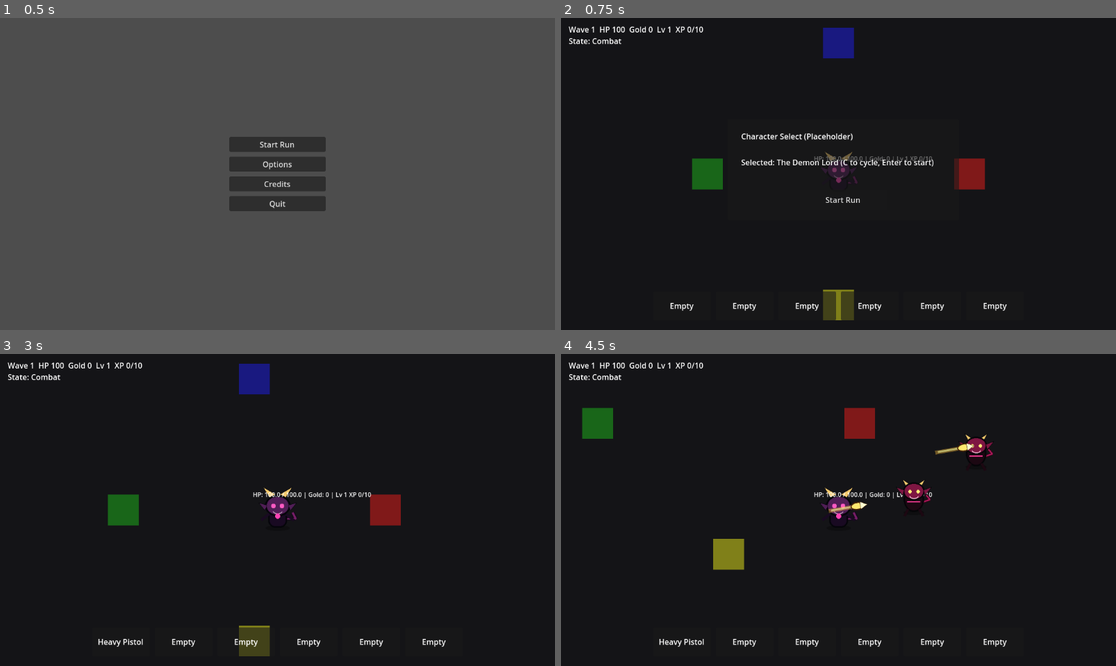
Above: before the commit, frames 1-4 (two rows, left to right).
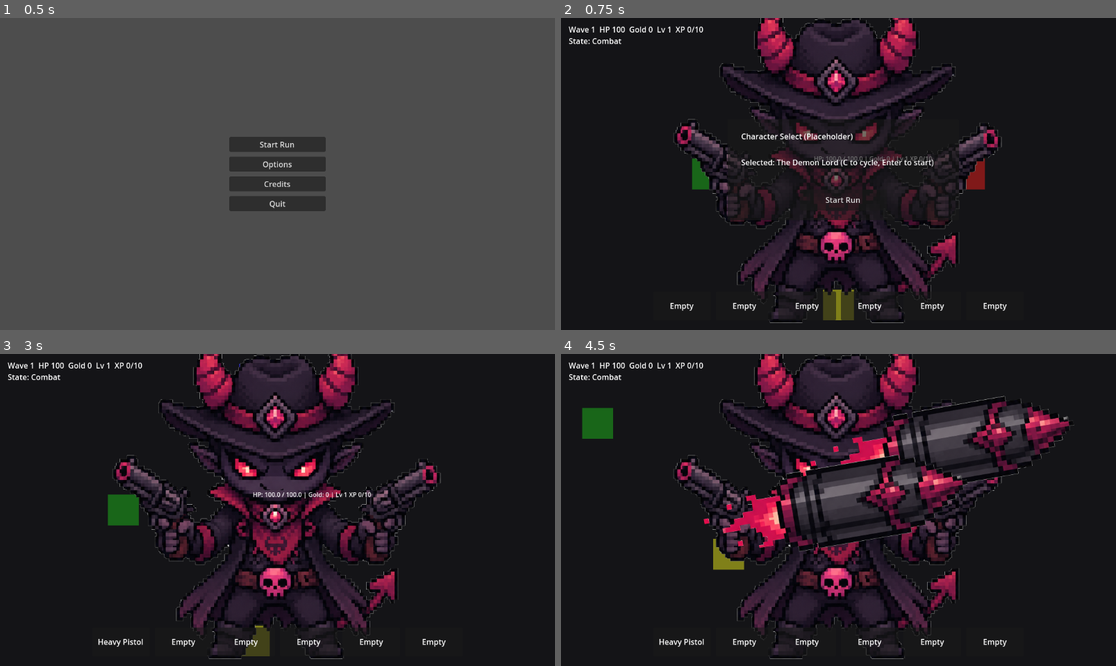
Above: after the commit, the same moments.

Repository: KevinRabbe/bullet-hell-roughe-lite
Game: Godot game, scene res://scenes/ui/MainMenu.tscn
The game is run twice, just before and just after one commit, with the same random seed, the same clock (stepped at 60 frames per second) and the same inputs.
Inputs (mouse positions are in pixels of both pictures, inside the frame that each line leads up to):
- Up to frame 1 (0.5 s): no input
- Up to frame 2 (0.75 s): click "Start Run" at 0.5 s
- Up to frame 3 (3 s): click "Start Run" at 1.25 s; click "Start Run" at 2 s; tap Enter at 2.75 s; move the mouse to (399, 494) at 2.77 s; hold D (move_right) from 2.78 s (still down); hold C (cycle_character) from 2.78 s (still down)
- Up to frame 4 (4.5 s): tap Space at 3.02, 3.77 s; move the mouse to (727, 525) at 3.52 s; release D (move_right) at 3.53 s; release C (cycle_character) at 3.53 s; hold S (move_down) 3.53-4.28 s; tap E (interact) at 3.6 s; move the mouse to (894, 441) at 4.27 s; hold D (move_right) from 4.28 s (still down); tap B at 4.35 s

Frame 1 is identical in both runs. In frame 2, 12% of the frame differs, in the area x 20-80%, y 0-98%; in frame 3, 16%; in frame 4, 21%, in the area x 20-93%, y 0-98%.

Commit message:
Issue #71: integrate gunslinger art pack assets

Diff:
--- a/data/weapons/gunslinger_assault_rifle.tres
+++ b/data/weapons/gunslinger_assault_rifle.tres
@@ -1,9 +1,11 @@
-[gd_resource type="Resource" script_class="WeaponData" load_steps=2 format=3]
+[gd_resource type="Resource" script_class="WeaponData" load_steps=3 format=3]
 
 [ext_resource type="Script" path="res://scripts/weapons/weapon_data.gd" id="1"]
+[ext_resource type="Texture2D" path="res://assets/sprites/weapons/gunslinger/rift_rifle.png" id="2"]
 
 [resource]
 script = ExtResource("1")
+icon = ExtResource("2")
 id = "gunslinger_assault_rifle"
 display_name = "Rift Rifle"
 description = "Stable mid-range sustained fire."
--- a/data/weapons/gunslinger_revolver.tres
+++ b/data/weapons/gunslinger_revolver.tres
@@ -1,9 +1,11 @@
-[gd_resource type="Resource" script_class="WeaponData" load_steps=2 format=3]
+[gd_resource type="Resource" script_class="WeaponData" load_steps=3 format=3]
 
 [ext_resource type="Script" path="res://scripts/weapons/weapon_data.gd" id="1"]
+[ext_resource type="Texture2D" path="res://assets/sprites/weapons/gunslinger/hellfire_revolver.png" id="2"]
 
 [resource]
 script = ExtResource("1")
+icon = ExtResource("2")
 id = "gunslinger_revolver"
 display_name = "Hellfire Revolver"
 description = "Accurate hand cannon with strong crit-style punch."
--- a/data/weapons/gunslinger_shotgun.tres
+++ b/data/weapons/gunslinger_shotgun.tres
@@ -1,9 +1,11 @@
-[gd_resource type="Resource" script_class="WeaponData" load_steps=2 format=3]
+[gd_resource type="Resource" script_class="WeaponData" load_steps=3 format=3]
 
 [ext_resource type="Script" path="res://scripts/weapons/weapon_data.gd" id="1"]
+[ext_resource type="Texture2D" path="res://assets/sprites/weapons/gunslinger/infernal_shotgun.png" id="2"]
 
 [resource]
 script = ExtResource("1")
+icon = ExtResource("2")
 id = "gunslinger_shotgun"
 display_name = "Infernal Shotgun"
 description = "Heavy close-range blasts."
--- a/data/weapons/gunslinger_smg.tres
+++ b/data/weapons/gunslinger_smg.tres
@@ -1,9 +1,11 @@
-[gd_resource type="Resource" script_class="WeaponData" load_steps=2 format=3]
+[gd_resource type="Resource" script_class="WeaponData" load_steps=3 format=3]
 
 [ext_resource type="Script" path="res://scripts/weapons/weapon_data.gd" id="1"]
+[ext_resource type="Texture2D" path="res://assets/sprites/weapons/gunslinger/demon_smg.png" id="2"]
 
 [resource]
 script = ExtResource("1")
+icon = ExtResource("2")
 id = "gunslinger_smg"
 display_name = "Demon SMG"
 description = "Fast fire with lighter hits."
--- a/data/weapons/gunslinger_sniper_rifle.tres
+++ b/data/weapons/gunslinger_sniper_rifle.tres
@@ -1,9 +1,11 @@
-[gd_resource type="Resource" script_class="WeaponData" load_steps=2 format=3]
+[gd_resource type="Resource" script_class="WeaponData" load_steps=3 format=3]
 
 [ext_resource type="Script" path="res://scripts/weapons/weapon_data.gd" id="1"]
+[ext_resource type="Texture2D" path="res://assets/sprites/weapons/gunslinger/skullpiercer_sniper.png" id="2"]
 
 [resource]
 script = ExtResource("1")
+icon = ExtResource("2")
 id = "gunslinger_sniper_rifle"
 display_name = "Skullpiercer Sniper"
 description = "Slow but high-impact long-range shots."
--- a/data/weapons/heavy_pistol.tres
+++ b/data/weapons/heavy_pistol.tres
@@ -1,9 +1,11 @@
-[gd_resource type="Resource" script_class="WeaponData" load_steps=2 format=3]
+[gd_resource type="Resource" script_class="WeaponData" load_steps=3 format=3]
 
 [ext_resource type="Script" path="res://scripts/weapons/weapon_data.gd" id="1"]
+[ext_resource type="Texture2D" path="res://assets/sprites/weapons/gunslinger/heavy_pistol.png" id="2"]
 
 [resource]
 script = ExtResource("1")
+icon = ExtResource("2")
 id = "heavy_pistol"
 display_name = "Heavy Pistol"
 description = "Reliable sidearm with high single-shot impact."
--- a/scenes/player/Player.tscn
+++ b/scenes/player/Player.tscn
@@ -7,7 +7,7 @@
 [ext_resource type="Script" path="res://scripts/player/weapon_loadout.gd" id="5"]
 [ext_resource type="Script" path="res://scripts/weapons/set_bonus_manager.gd" id="6"]
 [ext_resource type="Resource" path="res://data/weapons/heavy_pistol.tres" id="7"]
-[ext_resource type="Texture2D" path="res://assets/sprites/placeholders/player_demon_idle.png" id="8"]
+[ext_resource type="Texture2D" path="res://assets/sprites/characters/gunslinger/gunslinger_idle.png" id="8"]
 
 [sub_resource type="CircleShape2D" id="1"]
 radius = 16.0
--- a/scenes/weapons/Projectile.tscn
+++ b/scenes/weapons/Projectile.tscn
@@ -1,7 +1,7 @@
 [gd_scene load_steps=4 format=3]
 
 [ext_resource type="Script" path="res://scripts/combat/projectile.gd" id="1"]
-[ext_resource type="Texture2D" path="res://assets/sprites/placeholders/bullet_heavy_pistol.png" id="2"]
+[ext_resource type="Texture2D" path="res://assets/sprites/projectiles/hellshot_projectile.png" id="2"]
 
 [sub_resource type="CircleShape2D" id="1"]
 radius = 5.0
